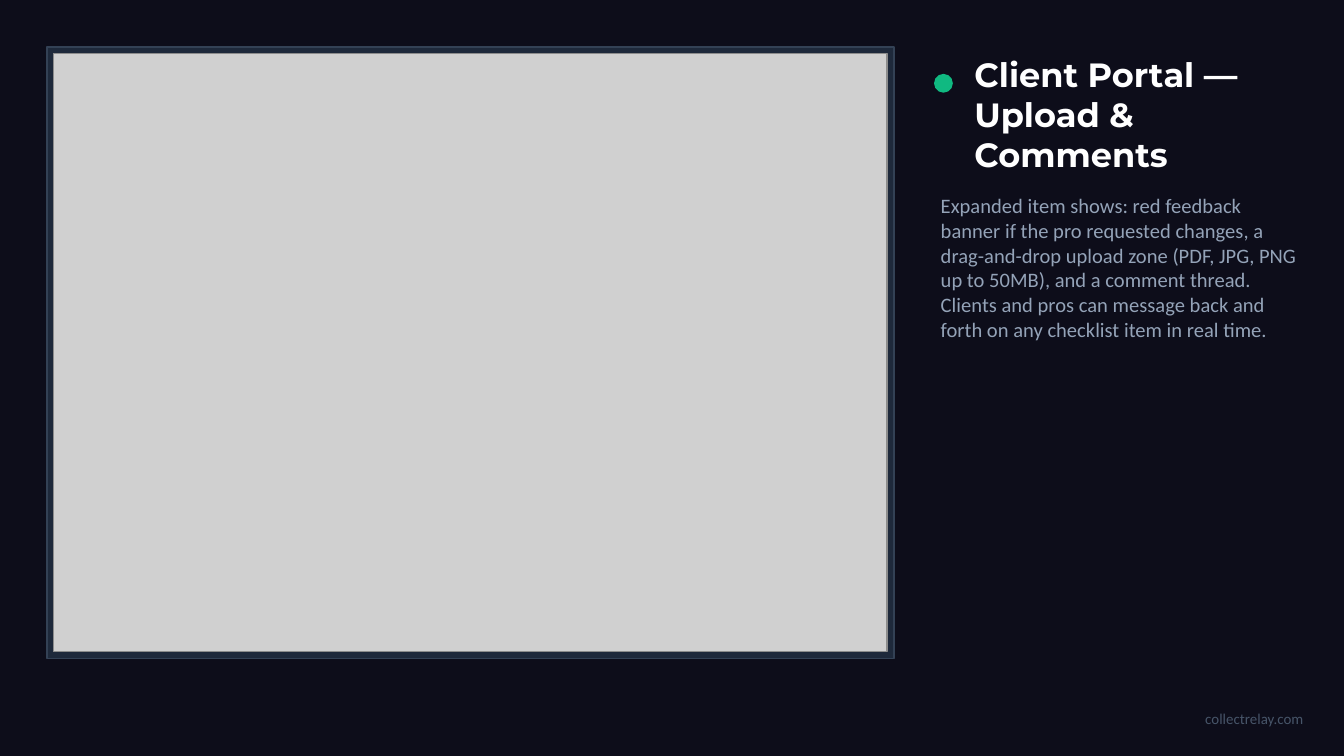
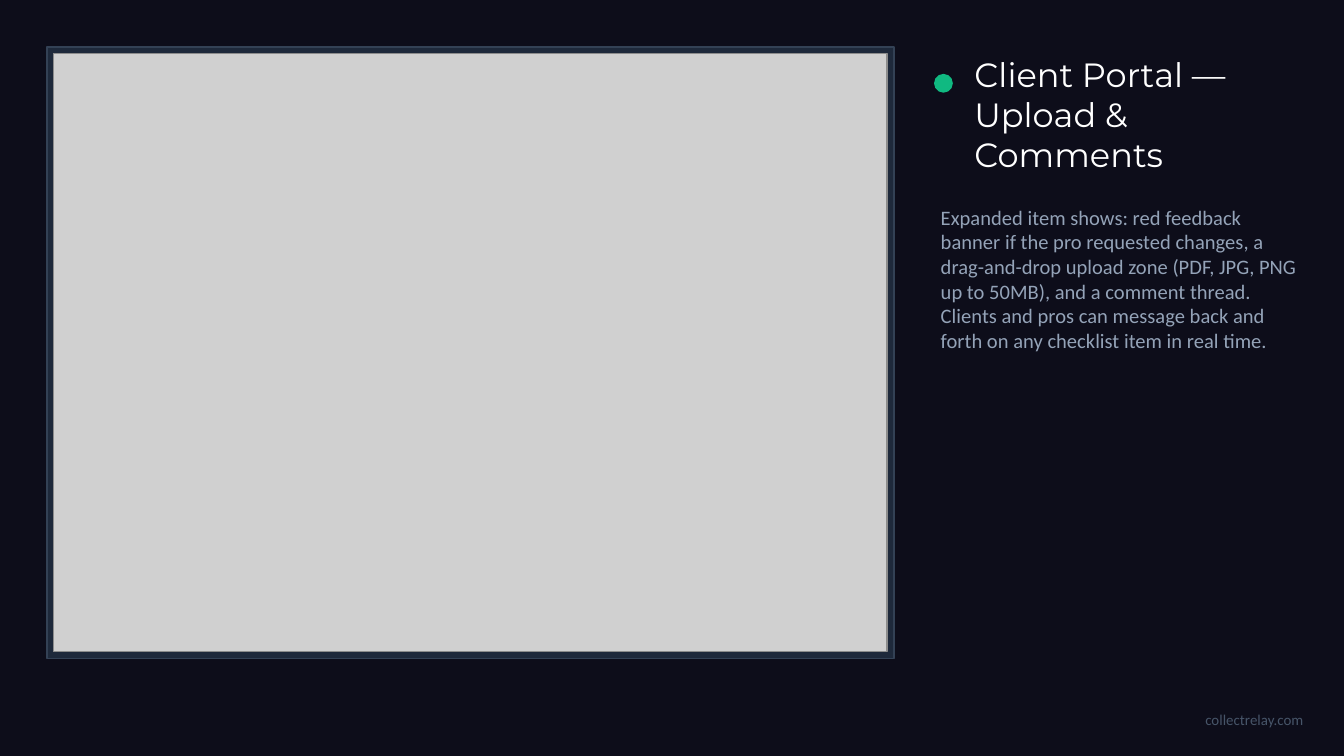
Before and after one commit to mprice78usa/CollectRelay, a slide deck: slide 25 of static/CollectRelay-Walkthrough.pptx. Drawn at 1344x756 pixels with LibreOffice and Linux fonts; fonts in the diff are those of the drawing; grey boxes stand for pictures. Boxes give left, top, right and bottom in pixels: in the first picture for what was removed or moved away, otherwise in the second. Text is boxed around its words. In the diff, an @@ line names an element or a change of style, - is before the commit and + after.

```diff
--- a/static/CollectRelay-Walkthrough.pptx
+++ b/static/CollectRelay-Walkthrough.pptx
@@ text "Client Portal — Upload & ..." at box(974, 62, 1183, 168): bold off @@
@@ text "Expanded item shows: red feedback ...": place and size @@
-text "Expanded item shows: red feedback ..." at box(941, 199, 1296, 341)
+text "Expanded item shows: red feedback ..." at box(941, 211, 1296, 352)
```
Also in this commit, not shown: 25 other slides changed.
